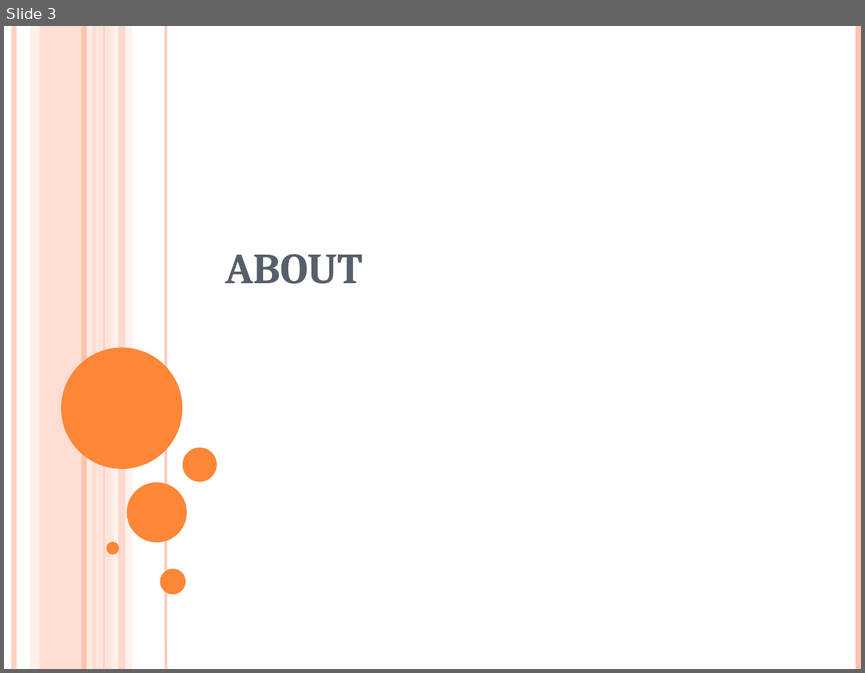
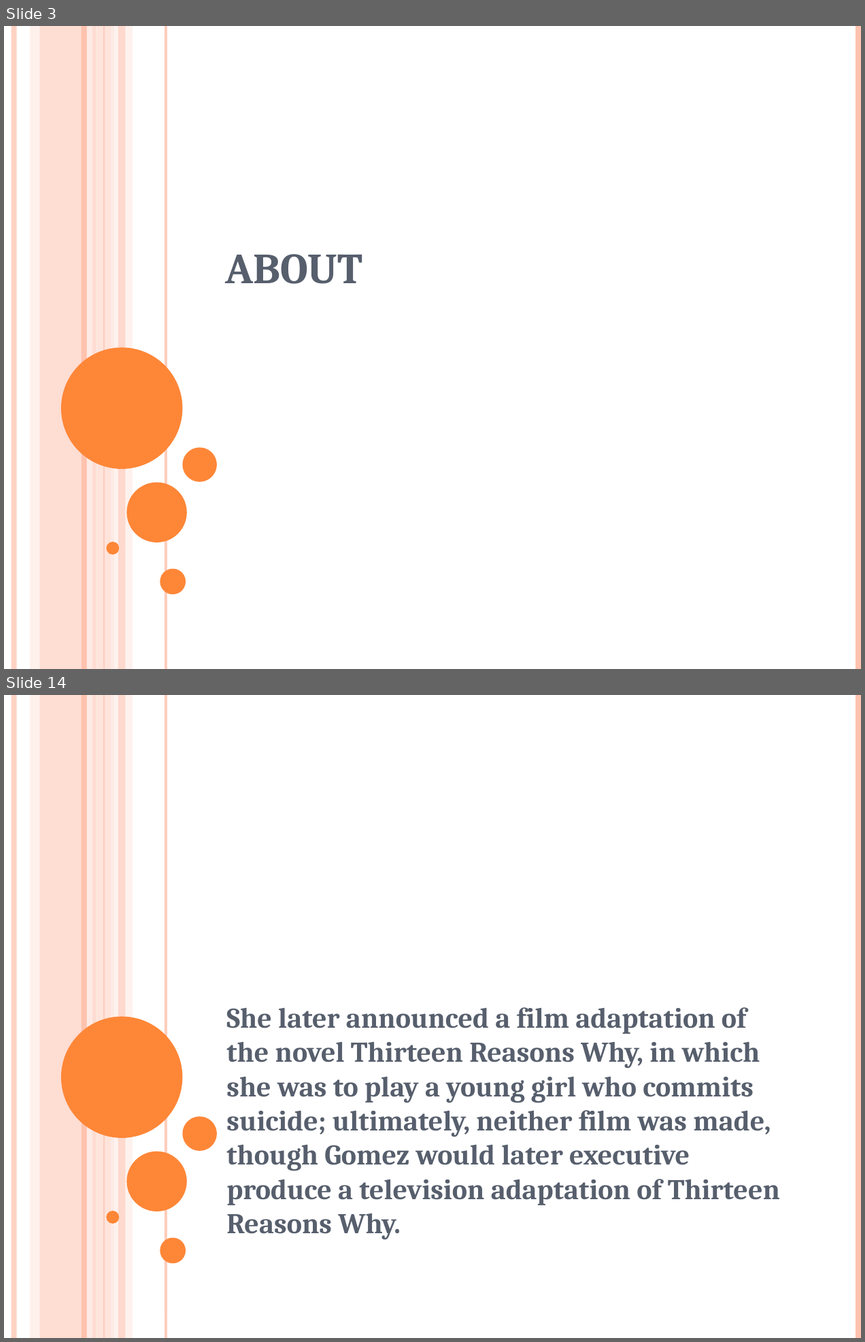
Before and after one commit to surabhi5/instant-ppt, a slide deck: output.pptx. Shown one above the other, each under a label of ours: slide 3 before the commit, slides 3 and 14 after it; the slides between them are not shown. The pictures are 865x673 and 865x1342 pixels, drawn with LibreOffice and Linux fonts; fonts in the diff are those of the drawing. Boxes give left, top, right and bottom in pixels: in the first picture for what was removed or moved away, otherwise in the second. Text is boxed around its words. In the diff, an @@ line names an element or a change of style, - is before the commit and + after.

```diff
--- a/output.pptx
+++ b/output.pptx
@@ slide 14 added at [4, 695, 861, 1338], background #FFFFFF; not listed: 16 template elements that a slide beside it also shows @@
@@ subtitle added at [226, 1007, 780, 1239], 24 pt, text #575F6D, bold @@
+She later announced a film adaptation of the novel Thirteen Reasons Why, in which she was to play a young girl who commits suicide; ultimately, neither film was made, though Gomez would later executive produce a television adaptation of Thirteen Reasons Why.
```
Also in this commit, not shown: 2 slides changed, 80 other slides added, 31 slides removed, 6 other files.
